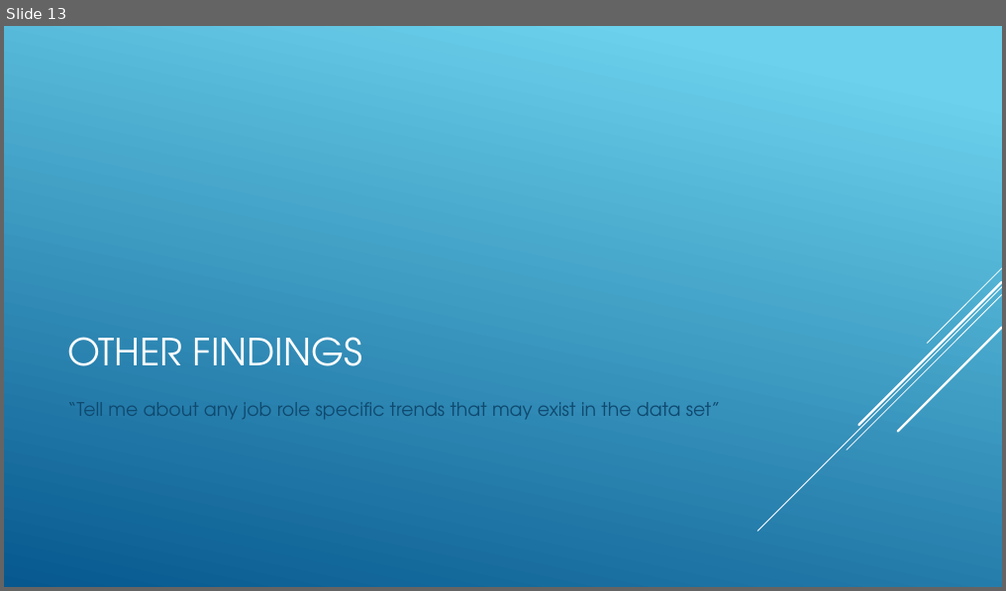
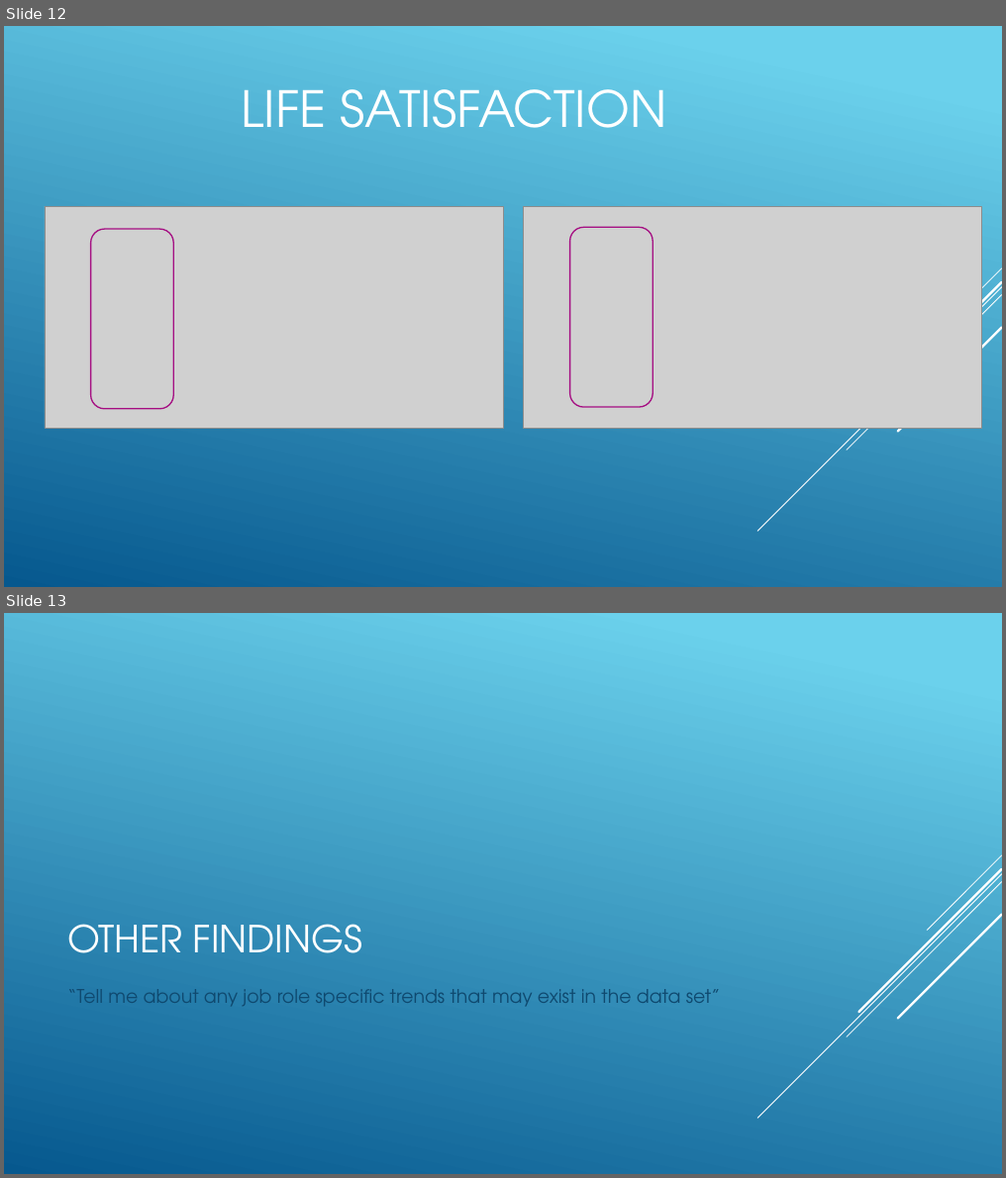
Before and after one commit to R-Chandna/MSDS6306_CaseStudy_2, a slide deck: Attrition_Case_Study_2_pptx_TAJAR_IP.pptx. Shown one above the other, each under a label of ours: slide 13 before the commit, slides 12 and 13 after it. The pictures are 1006x591 and 1006x1178 pixels, drawn with LibreOffice and Linux fonts; fonts in the diff are those of the drawing; grey boxes stand for pictures. Boxes give left, top, right and bottom in pixels: in the first picture for what was removed or moved away, otherwise in the second. Text is boxed around its words. In the diff, an @@ line names an element or a change of style, - is before the commit and + after.

```diff
--- a/Attrition_Case_Study_2_pptx_TAJAR_IP.pptx
+++ b/Attrition_Case_Study_2_pptx_TAJAR_IP.pptx
@@ slide 12 added at <box>4,26,1002,587</box>, background gradient #6ED2EB to #06588E; not listed: 5 template elements that a slide beside it also shows @@
@@ title added at <box>241,89,666,128</box>, 48 pt, text #FFFFFF @@
+LIFE SATISFACTION
@@ picture added at <box>45,206,503,429</box> @@
@@ rounded rectangle added at <box>91,229,174,408</box>, outline #A50E82 1.25 pt @@
@@ picture added at <box>524,206,982,429</box> @@
@@ rounded rectangle added at <box>570,227,653,407</box>, outline #A50E82 1.25 pt @@
```
Also in this commit, not shown: 2 other slides added, 2 slides removed, 5 other files.
